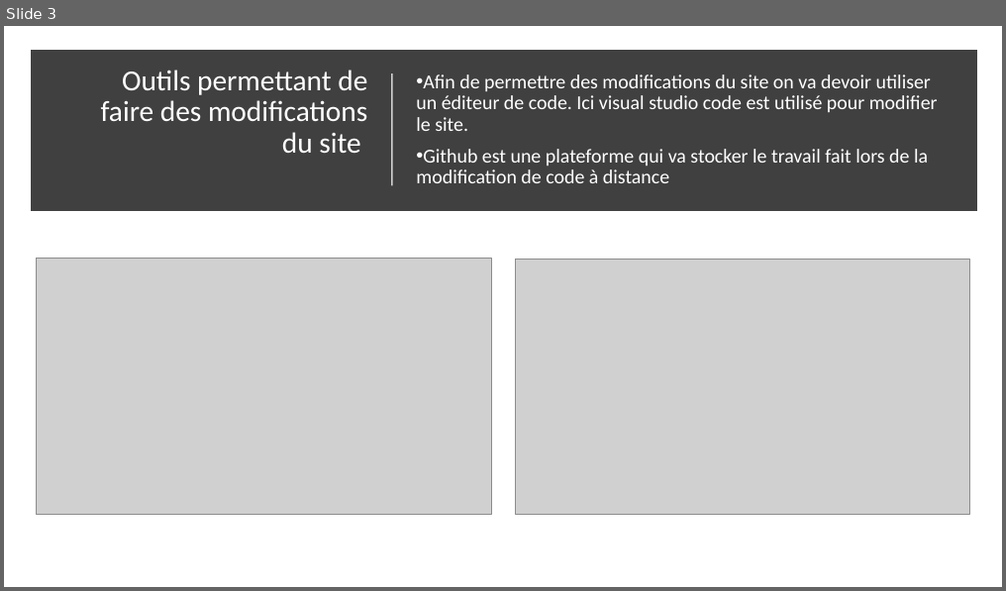
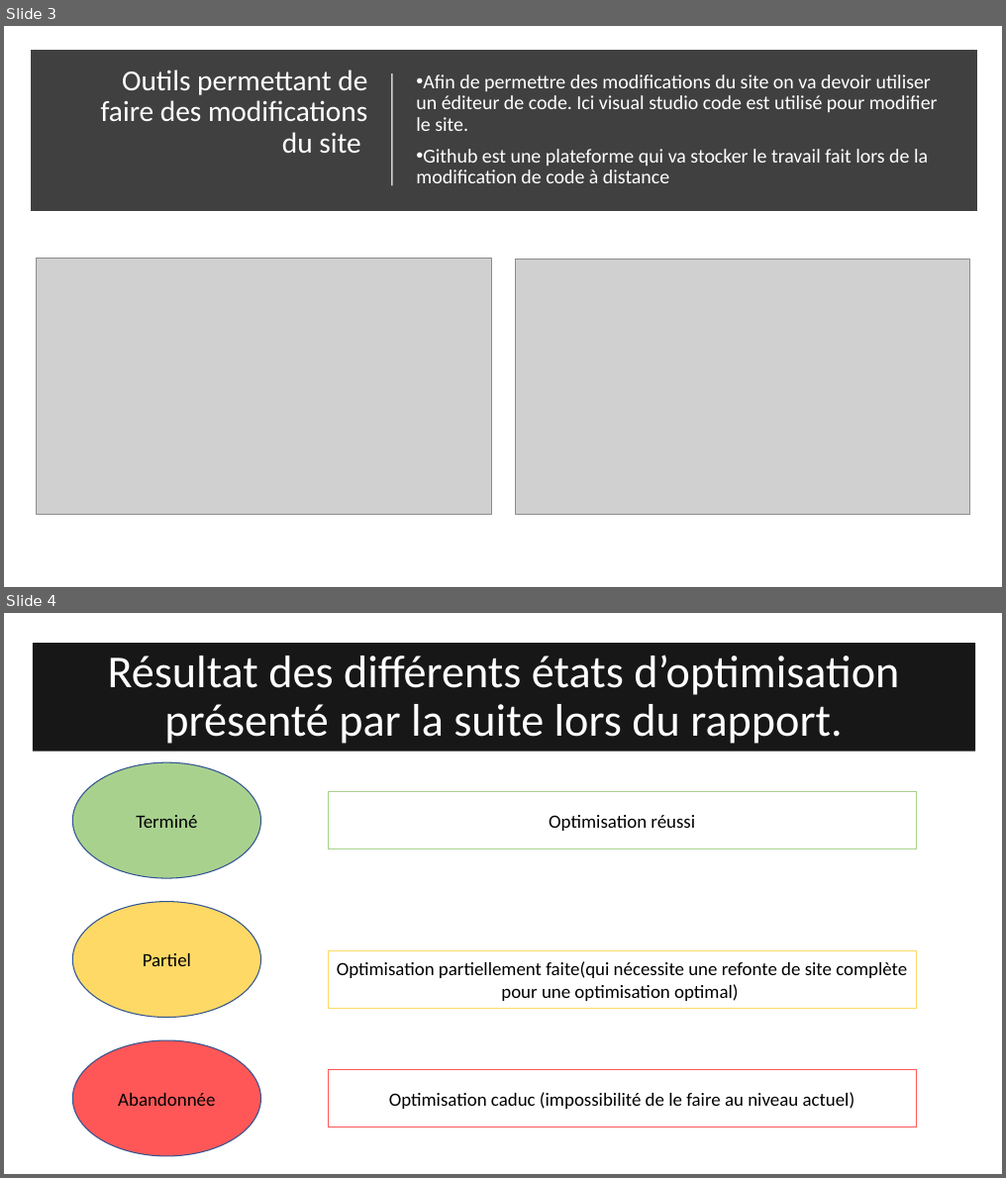
Before and after one commit to LimDavid458/la-panthere-optimise, a slide deck: rapport-seo.pptx. Shown one above the other, each under a label of ours: slide 3 before the commit, slides 3 and 4 after it. The pictures are 1006x591 and 1006x1178 pixels, drawn with LibreOffice and Linux fonts; fonts in the diff are those of the drawing; grey boxes stand for pictures. Boxes give left, top, right and bottom in pixels: in the first picture for what was removed or moved away, otherwise in the second. Text is boxed around its words. In the diff, an @@ line names an element or a change of style, - is before the commit and + after.

```diff
--- a/rapport-seo.pptx
+++ b/rapport-seo.pptx
@@ slide 4 added at (4, 613, 1002, 1174), background #FFFFFF @@
@@ title added at (33, 643, 976, 752), fill #181717, 44 pt, text #FFFFFF @@
+Résultat des différents états d’optimisation présenté par la suite lors du rapport.
@@ ellipse added at (73, 762, 261, 878), fill #A9D18E, outline #325491 1 pt, 18 pt, text #000000 @@
+Terminé
@@ rectangle added at (328, 792, 917, 850), outline #A9D18E 1 pt, 18 pt, text #000000 @@
+Optimisation réussi
@@ ellipse added at (73, 902, 261, 1018), fill #FFD966, outline #325491 1 pt, 18 pt, text #000000 @@
+Partiel
@@ rectangle added at (328, 951, 917, 1008), outline #FFD966 1 pt, 18 pt, text #000000 @@
+Optimisation partiellement faite(qui nécessite une refonte de site complète pour une optimisation optimal)
@@ ellipse added at (73, 1041, 261, 1157), fill #FF5757, outline #325491 1 pt, 18 pt, text #000000 @@
+Abandonnée
@@ rectangle added at (328, 1069, 917, 1128), outline #FF5757 1 pt, 18 pt, text #000000 @@
+Optimisation caduc (impossibilité de le faire au niveau actuel)
```
Also in this commit, not shown: 3 slides changed, 4 other slides added, 5 other files.
